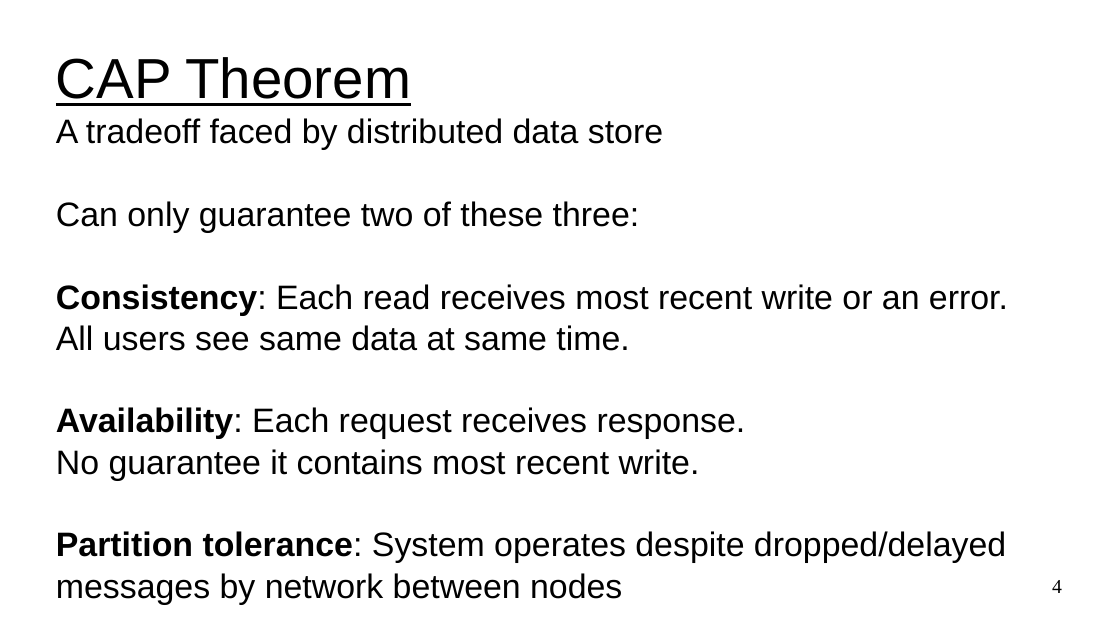
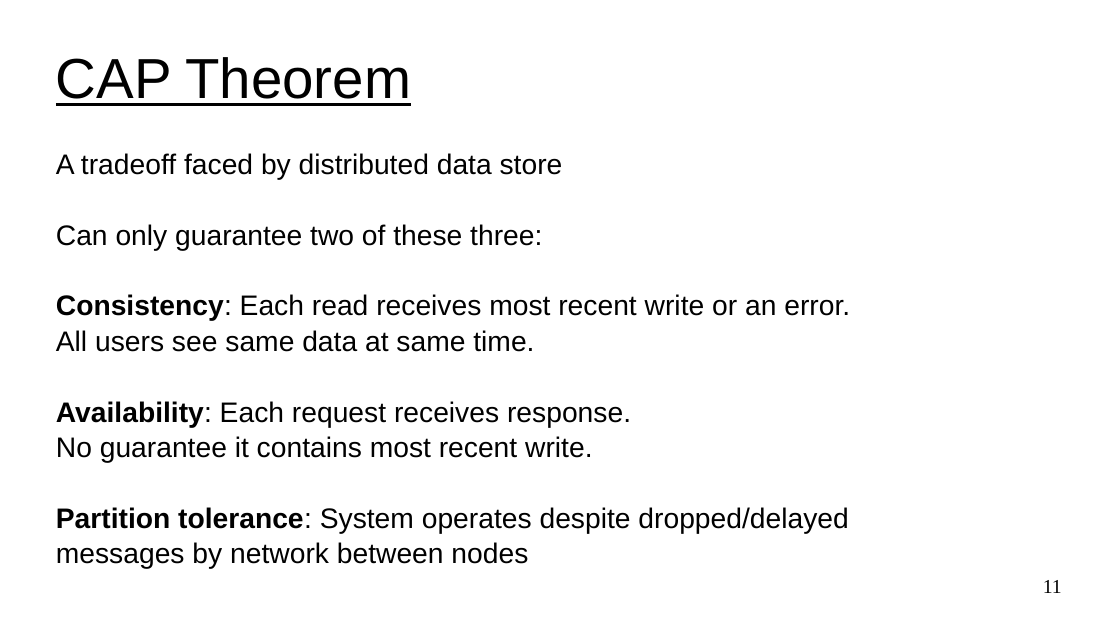
Before and after one commit to UVADS/distributed_computing, a slide deck: slide 11 of 03_dataframes_and_spark_sql/cap_theorem.ppt (slide 4 before the commit). Drawn at 1120x630 pixels with LibreOffice and Linux fonts; fonts in the diff are those of the drawing. Boxes give left, top, right and bottom in pixels: in the first picture for what was removed or moved away, otherwise in the second. Text is boxed around its words. In the diff, an @@ line names an element or a change of style, - is before the commit and + after.

Commit message:
updates to CAP theorem

```diff
--- a/03_dataframes_and_spark_sql/cap_theorem.ppt
+++ b/03_dataframes_and_spark_sql/cap_theorem.ppt
@@ subtitle "A tradeoff faced by distributed ..." at [56,153,850,569]: size 24 to 20 pt @@
@@ page number at [1043,580,1062,593]: text changed @@
-4
+11
```
Also in this commit, not shown: 5 other slides changed, 7 slides added, 2 other files.
